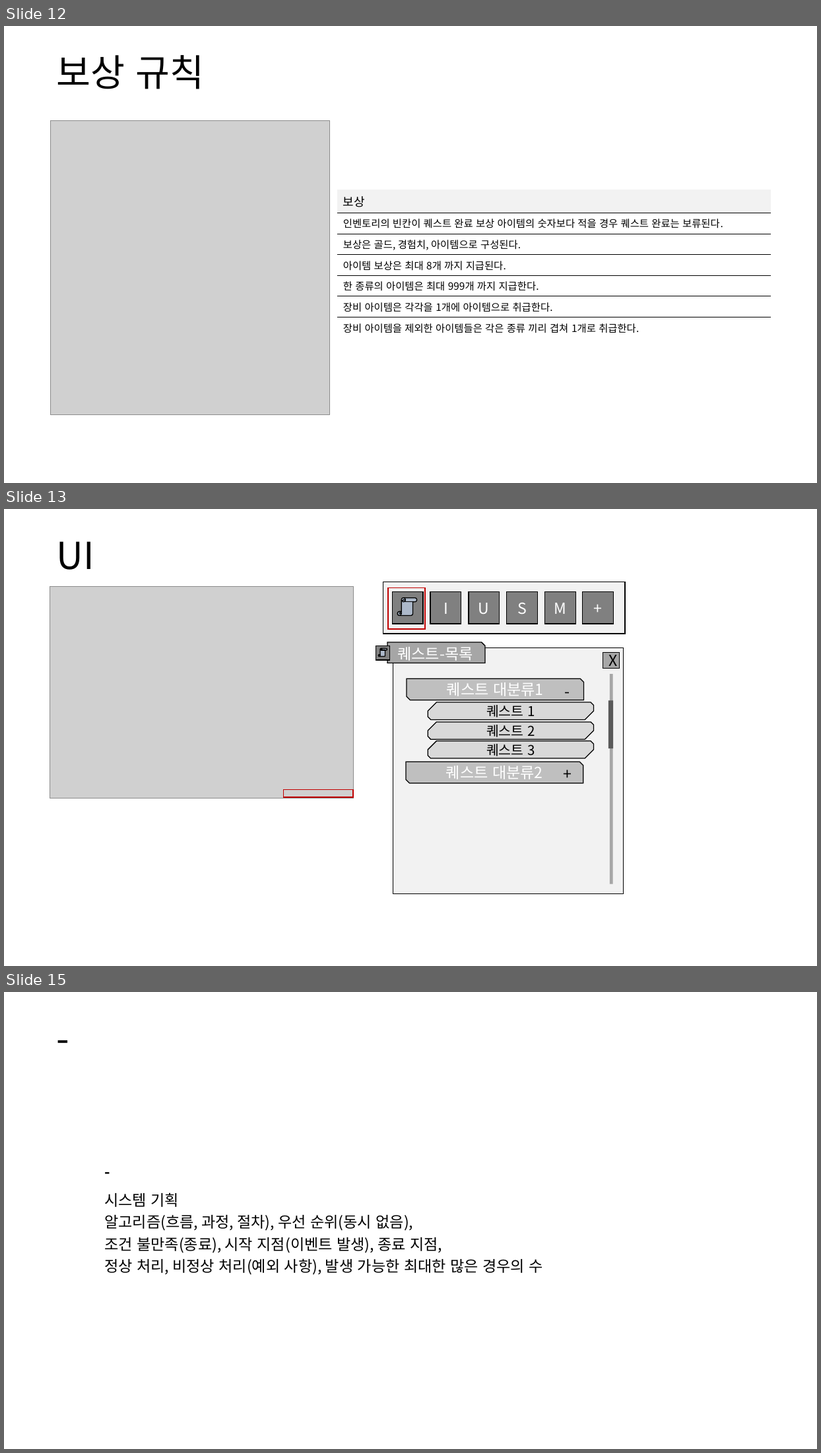
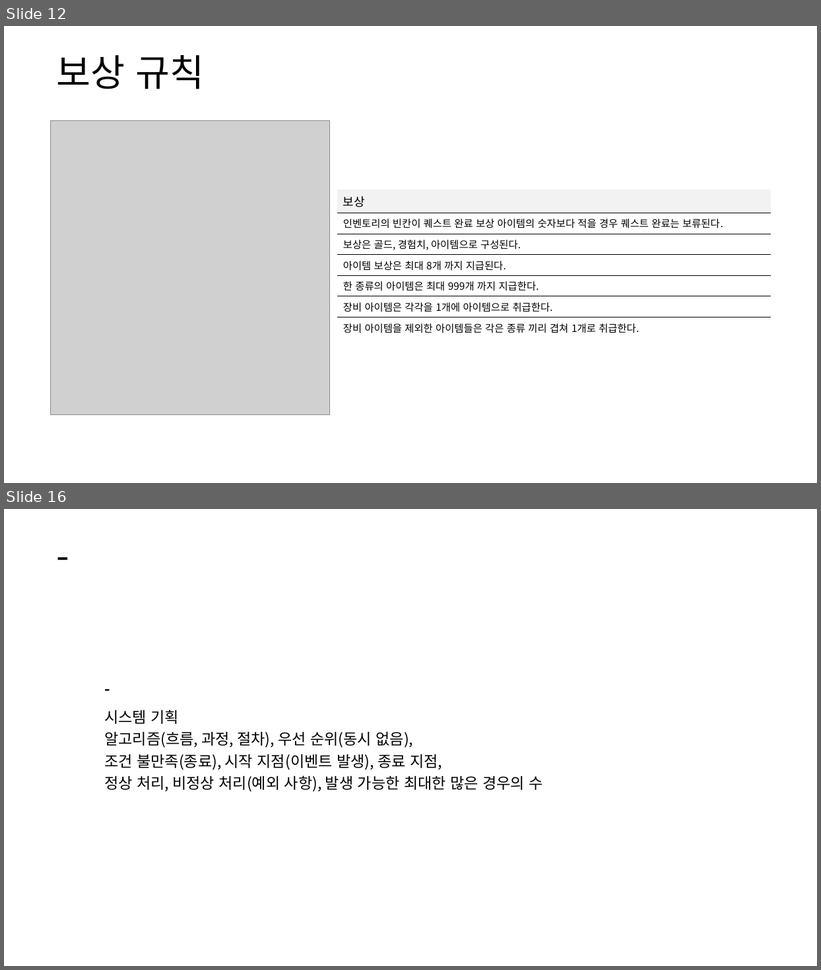
Before and after one commit to yjk0401/unityenginebasic_9th, a slide deck: 기획/방랑엽사전/퀘스트 시스템 기획서.pptx. Shown one above the other, each under a label of ours: slides 12, 13 and 15 before the commit, slides 12 and 16 after it; the slides between them are not shown. The pictures are 821x1453 and 821x970 pixels, drawn with LibreOffice and Linux fonts; fonts in the diff are those of the drawing; grey boxes stand for pictures. Boxes give left, top, right and bottom in pixels: in the first picture for what was removed or moved away, otherwise in the second. Text is boxed around its words. In the diff, an @@ line names an element or a change of style, - is before the commit and + after.

```diff
--- a/기획/방랑엽사전/퀘스트 시스템 기획서.pptx
+++ b/기획/방랑엽사전/퀘스트 시스템 기획서.pptx
@@ slide 13 removed at <box>4,509,817,966</box>, background #FFFFFF @@
@@ text removed at <box>56,541,94,570</box> @@
-UI
@@ picture removed at <box>50,586,354,799</box> @@
@@ rectangle removed at <box>383,582,625,634</box> @@
@@ rectangle removed at <box>388,588,425,629</box> @@
@@ rectangle removed at <box>393,592,423,625</box> @@
@@ vertical scroll removed at <box>397,598,417,616</box> @@
@@ rectangle removed at <box>430,592,461,625</box> @@
-I
@@ rectangle removed at <box>469,592,499,625</box> @@
-U
@@ rectangle removed at <box>507,592,538,625</box> @@
-S
@@ rectangle removed at <box>545,592,576,625</box> @@
-M
@@ rectangle removed at <box>583,592,613,625</box> @@
-+
@@ rectangle removed at <box>376,646,389,660</box> @@
@@ snip rect removed at <box>387,642,485,663</box> @@
-퀘스트-목록
@@ vertical scroll removed at <box>378,649,387,657</box> @@
@@ rectangle removed at <box>393,648,624,894</box> @@
@@ rectangle removed at <box>603,653,620,669</box> @@
-X
@@ snip diag rect removed at <box>407,679,584,700</box> @@
-퀘스트 대분류1
@@ snip diag rect removed at <box>556,686,580,698</box> @@
--
@@ rectangle removed at <box>610,674,613,885</box> @@
@@ snip diag rect removed at <box>428,702,594,720</box> @@
-퀘스트 1
@@ rectangle removed at <box>609,700,613,749</box> @@
@@ snip diag rect removed at <box>428,722,594,739</box> @@
-퀘스트 2
@@ snip diag rect removed at <box>428,741,594,758</box> @@
-퀘스트 3
@@ snip diag rect removed at <box>406,762,583,784</box> @@
-퀘스트 대분류2
@@ snip diag rect removed at <box>556,768,580,780</box> @@
-+
@@ rectangle removed at <box>284,790,354,797</box> @@
@@ what was slide 15 is now slide 16 @@
```
Also in this commit, not shown: 1 slide changed, 2 slides added, 2 other files.
